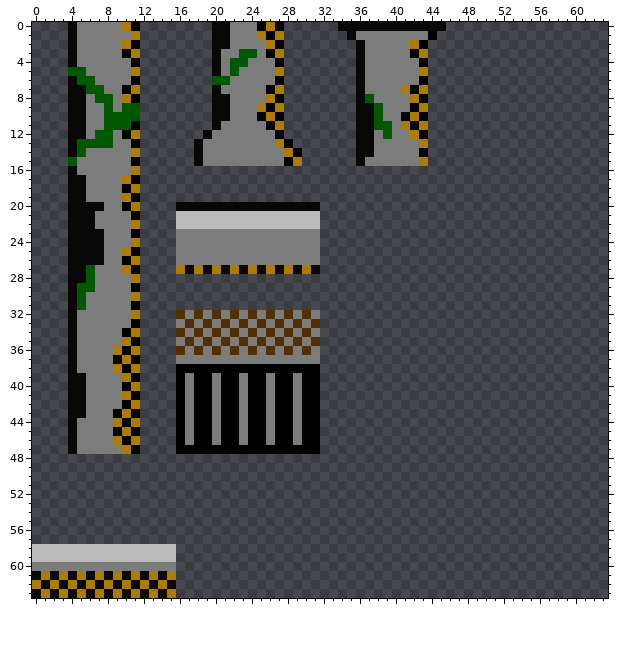
One commit to this pixel-art sprite: android/assets/Tiled/TileSet.png. Above is the file before it was changed.
The file is 64x64 pixels. Colours within 5 levels of each other are drawn and written as one.
Once edited:
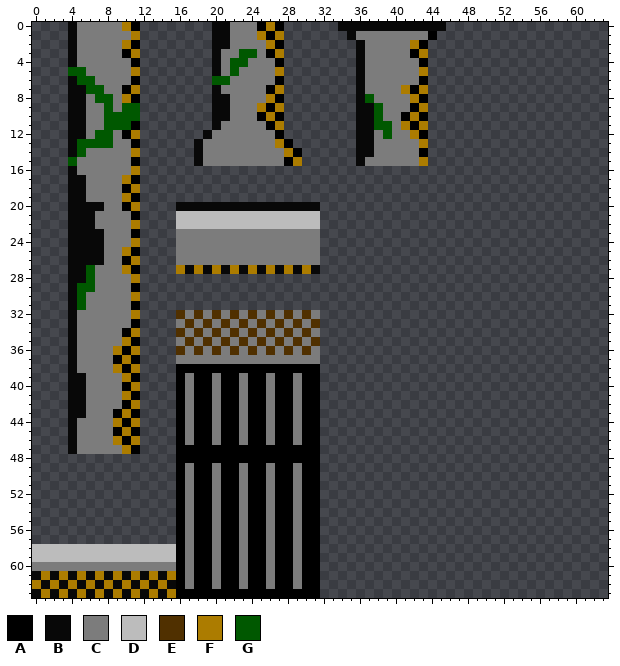
Palette (. is transparent): A #000000  B #080808  C #7c7c7c  D #bcbcbc  E #503000  F #ac7c00  G #005800
Change:
@@ x 14..33 @@
 47 ..AAAAAAAAAAAAAAAA..
-48 ....................
-49 ....................
-50 ....................
-51 ....................
-52 ....................
-53 ....................
-54 ....................
-55 ....................
-56 ....................
-57 ....................
-58 DD..................
-59 DD..................
-60 CC..................
-61 BF..................
-62 FB..................
-63 BF..................
+48 ..AAAAAAAAAAAAAAAA..
+49 ..ACAACAACAACAACAA..
+50 ..ACAACAACAACAACAA..
+51 ..ACAACAACAACAACAA..
+52 ..ACAACAACAACAACAA..
+53 ..ACAACAACAACAACAA..
+54 ..ACAACAACAACAACAA..
+55 ..ACAACAACAACAACAA..
+56 ..ACAACAACAACAACAA..
+57 ..ACAACAACAACAACAA..
+58 DDACAACAACAACAACAA..
+59 DDACAACAACAACAACAA..
+60 CCACAACAACAACAACAA..
+61 BFACAACAACAACAACAA..
+62 FBACAACAACAACAACAA..
+63 BFAAAAAAAAAAAAAAAA..
Pixel boxes of the changes (left, top, right, bottom) in both pictures:
added: (176, 454, 320, 598)
